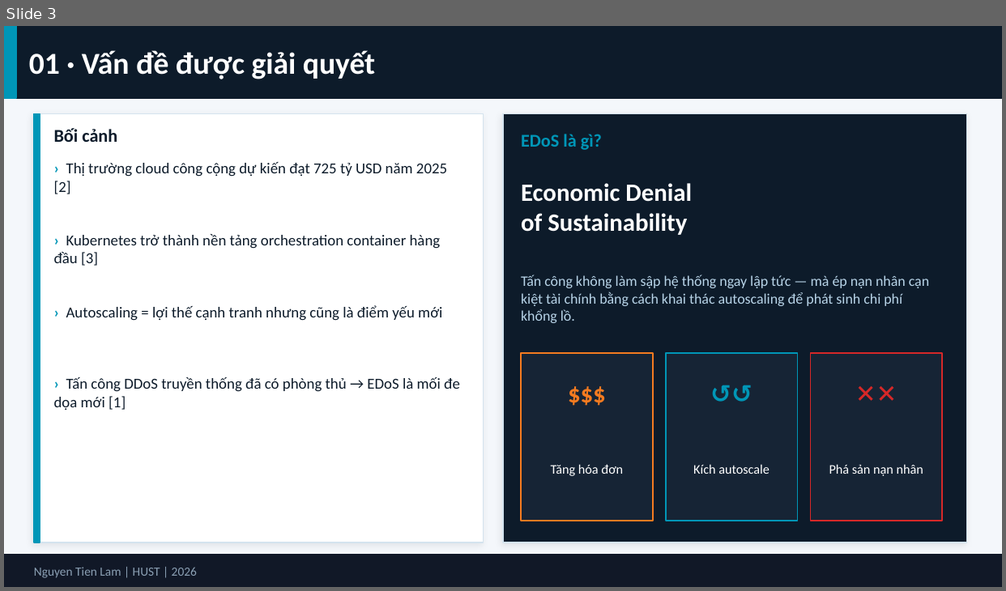
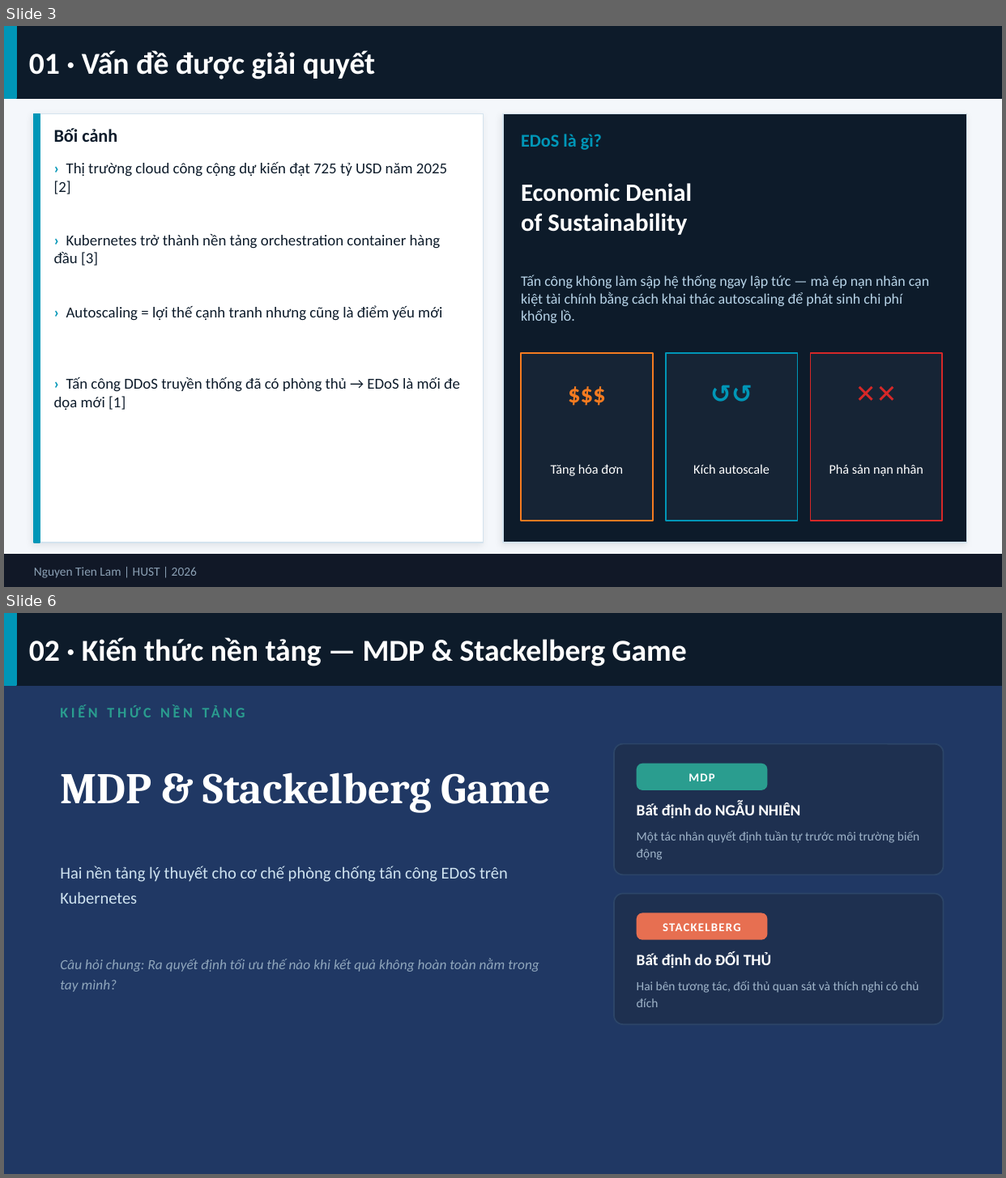
Before and after one commit to tienlamict/edos-demo, a slide deck: report/edos_slide.pptx. Shown one above the other, each under a label of ours: slide 3 before the commit, slides 3 and 6 after it; the slides between them are not shown. The pictures are 1006x591 and 1006x1178 pixels, drawn with LibreOffice and Linux fonts; fonts in the diff are those of the drawing. Boxes give left, top, right and bottom in pixels: in the first picture for what was removed or moved away, otherwise in the second. Text is boxed around its words. In the diff, an @@ line names an element or a change of style, - is before the commit and + after.

```diff
--- a/report/edos_slide.pptx
+++ b/report/edos_slide.pptx
@@ slide 6 added at (4,613,1002,1174), background #203864 @@
@@ rectangle added at (4,613,1002,685), fill #0D1B2A, outline #0D1B2A 1 pt @@
@@ rectangle added at (4,613,16,685), fill #0096B7, outline #0096B7 1 pt @@
@@ text added at (29,639,687,666), 22 pt, text #FFFFFF, bold @@
+02 · Kiến thức nền tảng — MDP & Stackelberg Game
@@ text added at (82,637,322,666), 10.5 pt, text #2A9D8F, bold @@
+KIẾN THỨC NỀN TẢNG
@@ rounded rectangle added at (614,743,943,875), fill #1E3050, outline #2C4568 1 pt @@
@@ text added at (60,773,551,813), 31.5 pt, text #FFFFFF, bold @@
+MDP & Stackelberg Game
@@ rounded rectangle added at (637,764,767,790), fill #2A9D8F @@
@@ text added at (688,773,714,781), 8.6 pt, text #FFFFFF, bold @@
+MDP
@@ text added at (637,803,800,819), 11.2 pt, text #FFFFFF, bold @@
+Bất định do NGẪU NHIÊN
@@ text added at (637,831,919,860), 9 pt, text #9FB4C9 @@
+Một tác nhân quyết định tuần tự trước môi trường biến động
@@ text added at (60,866,508,904), 12 pt, text #CFE3F0 @@
+Hai nền tảng lý thuyết cho cơ chế phòng chống tấn công EDoS trên Kubernetes
@@ rounded rectangle added at (614,893,943,1024), fill #1E3050, outline #2C4568 1 pt @@
@@ rounded rectangle added at (637,914,767,940), fill #E76F51 @@
@@ text added at (663,923,741,931), 8.6 pt, text #FFFFFF, bold @@
+STACKELBERG
@@ text added at (637,952,771,969), 11.2 pt, text #FFFFFF, bold @@
+Bất định do ĐỐI THỦ
@@ text added at (60,958,539,992), 10.1 pt, text #8FA6BC, italic @@
+Câu hỏi chung: Ra quyết định tối ưu thế nào khi kết quả không hoàn toàn nằm trong tay mình?
@@ text added at (637,981,919,1007), 9 pt, text #9FB4C9 @@
+Hai bên tương tác, đối thủ quan sát và thích nghi có chủ đích
```
Also in this commit, not shown: 7 slides changed, 4 other slides added, 2 slides removed.
